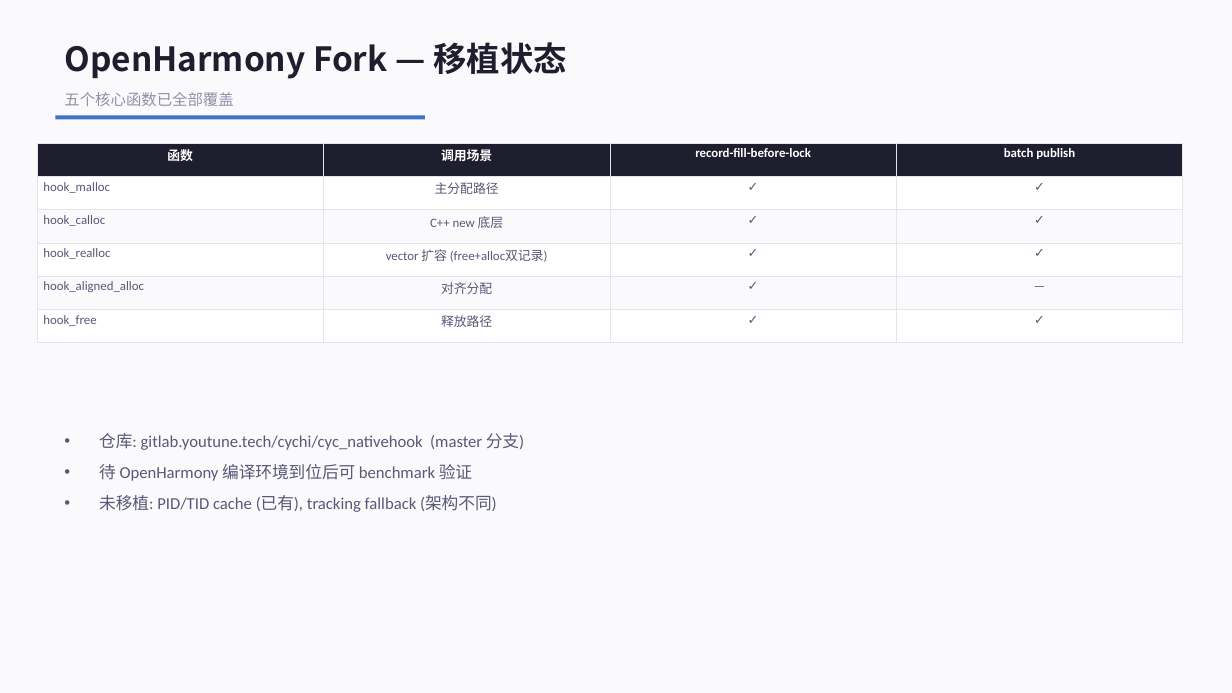
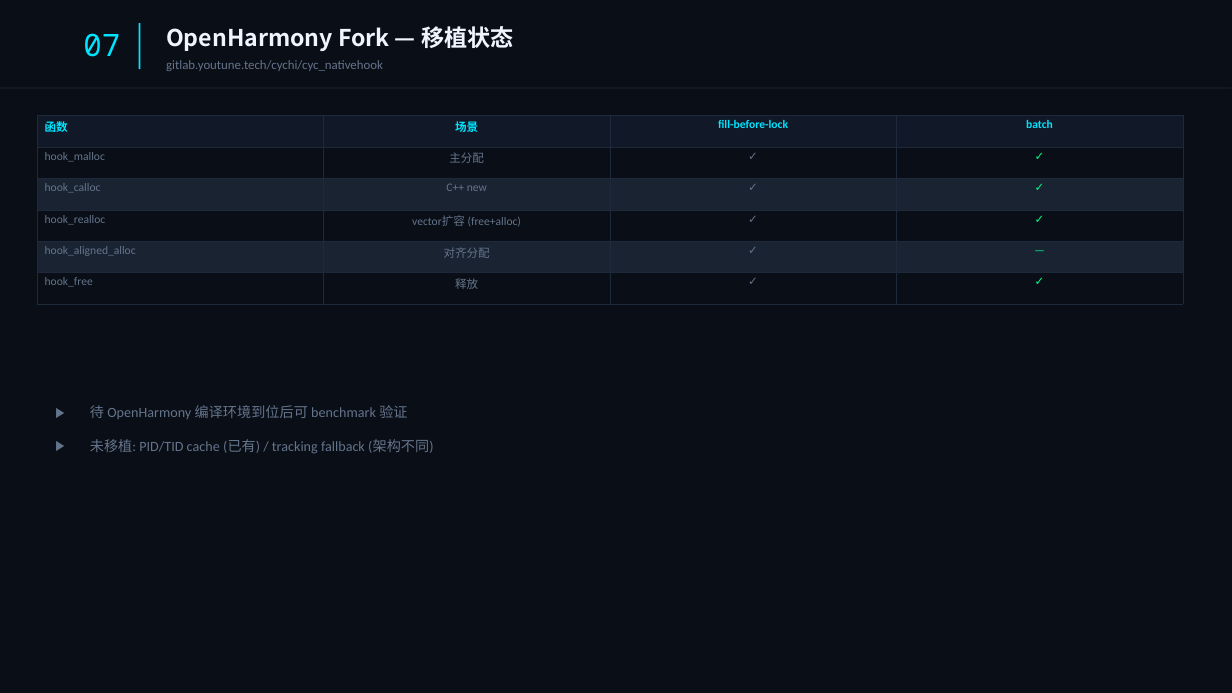
Before and after one commit to YiChiChen1106/Nativehook_linux_planb, a slide deck: slide 8 of presentation/native_hook_progress_2026-06-05.pptx. Drawn at 1232x693 pixels with LibreOffice and Linux fonts; fonts in the diff are those of the drawing. Boxes give left, top, right and bottom in pixels: in the first picture for what was removed or moved away, otherwise in the second. Text is boxed around its words. In the diff, an @@ line names an element or a change of style, - is before the commit and + after.

Commit message:
Redesign PPT v3: dark tech style with neon accents and Consolas

```diff
--- a/presentation/native_hook_progress_2026-06-05.pptx
+++ b/presentation/native_hook_progress_2026-06-05.pptx
@@ background #FAFAFC to #0A0E17 @@
@@ rectangle added at (x1=139, y1=23, x2=140, y2=69), fill #00E5FF @@
@@ text "OpenHarmony Fork — 移植状态" moved from (x1=64, y1=42, x2=567, y2=79) to (x1=166, y1=26, x2=513, y2=51) @@
@@ text "OpenHarmony Fork — 移植状态" at (x1=166, y1=26, x2=513, y2=51): size 26 to 18 pt, text colour #1E1E2E to #F0F4FF @@
@@ text added at (x1=83, y1=33, x2=120, y2=57), 24 pt, text #00E5FF @@
+07
@@ rectangle added at (x1=0, y1=88, x2=1232, y2=89), fill #1E293B @@
@@ text added at (x1=166, y1=60, x2=383, y2=71), 10 pt, text #64748B @@
+gitlab.youtune.tech/cychi/cyc_nativehook
@@ table at (x1=37, y1=116, x2=1183, y2=293) @@
-row 1: 函数 | 调用场景 | record-fill-before-lock | batch publish
+row 1: 函数 | 场景 | fill-before-lock | batch
-row 2, column 2: 主分配路径
+row 2, column 2: 主分配
-row 3, column 2: C++ new 底层
+row 3, column 2: C++ new
-row 4, column 2: vector 扩容 (free+alloc双记录)
+row 4, column 2: vector扩容 (free+alloc)
-row 6, column 2: 释放路径
+row 6, column 2: 释放
@@ fill #1E1E2E to #111827 in row 1 @@
@@ fill #FFFFFF to #0A0E17 in 12 cells @@
@@ fill #FAFAFC to #1A2332 in 8 cells @@
@@ size 10 to 9 pt in "函数", "hook_malloc", "✓", "✓" and 13 more places @@
@@ text colour #FFFFFF to #00E5FF in "函数" @@
@@ text colour #585878 to #64748B in "hook_malloc", "✓", "hook_calloc", "✓" and 7 more places @@
@@ text colour #585878 to #00FF88 in "✓", "✓", "✓", "—" and 1 more places @@
@@ alignment centre to left @@
@@ borders changed @@
@@ table resized from (x1=37, y1=143, x2=1183, y2=331) to (x1=37, y1=116, x2=1183, y2=293) @@
@@ rectangle removed at (x1=55, y1=116, x2=425, y2=119) @@
@@ text removed at (x1=64, y1=92, x2=233, y2=106) @@
-五个核心函数已全部覆盖
@@ text "待 OpenHarmony 编译环境到位后可 benchmark 验证" moved from (x1=99, y1=433, x2=524, y2=512) to (x1=90, y1=405, x2=433, y2=454) @@
@@ text at (x1=90, y1=405, x2=407, y2=419): size 13 to 11 pt, text colour #585878 to #64748B in "待 OpenHarmony 编译环境到位后可 benchmark 验证"; bullet • to ▶; line spacing 24pt to 22pt; more space between paragraphs @@
@@ text at (x1=90, y1=439, x2=433, y2=454): text changed; size 13 to 11 pt; text colour #585878 to #64748B @@
-• 未移植: PID/TID cache (已有), tracking fallback (架构不同)
+▶ 未移植: PID/TID cache (已有) / tracking fallback (架构不同)
@@ text at (x1=99, y1=433, x2=524, y2=450): paragraph removed @@
-• 仓库: gitlab.youtune.tech/cychi/cyc_nativehook (master 分支)
```
Also in this commit, not shown: 8 other slides changed, 1 slide added, 1 slide removed, 1 other file.
